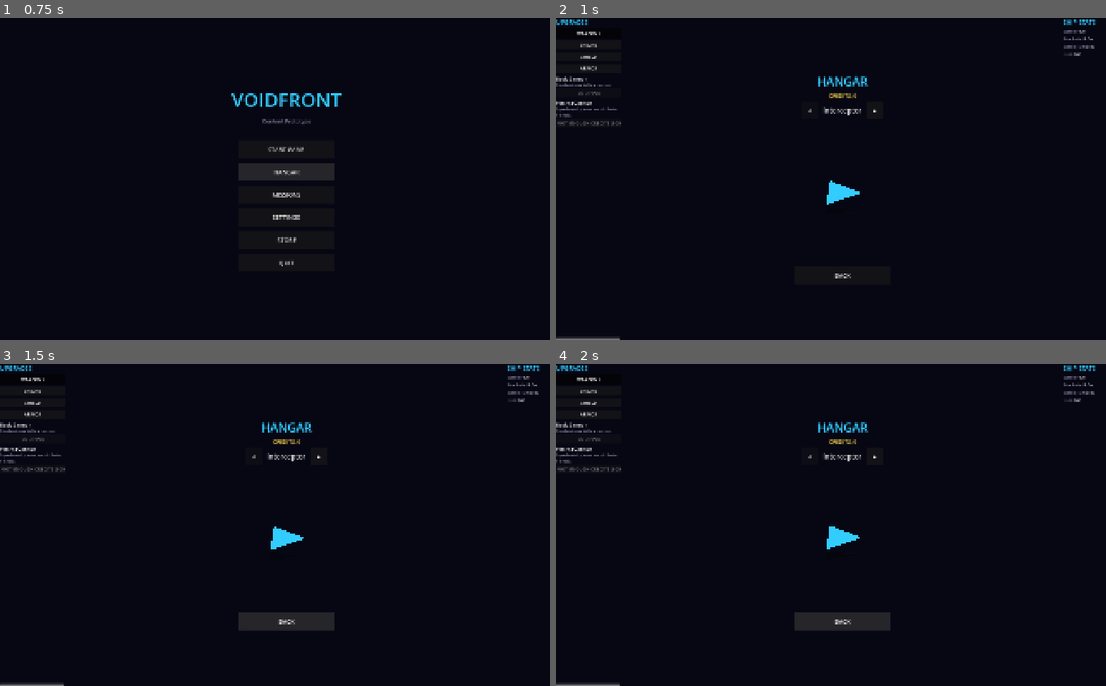
Above: before the commit, frames 1-4 (two rows, left to right).
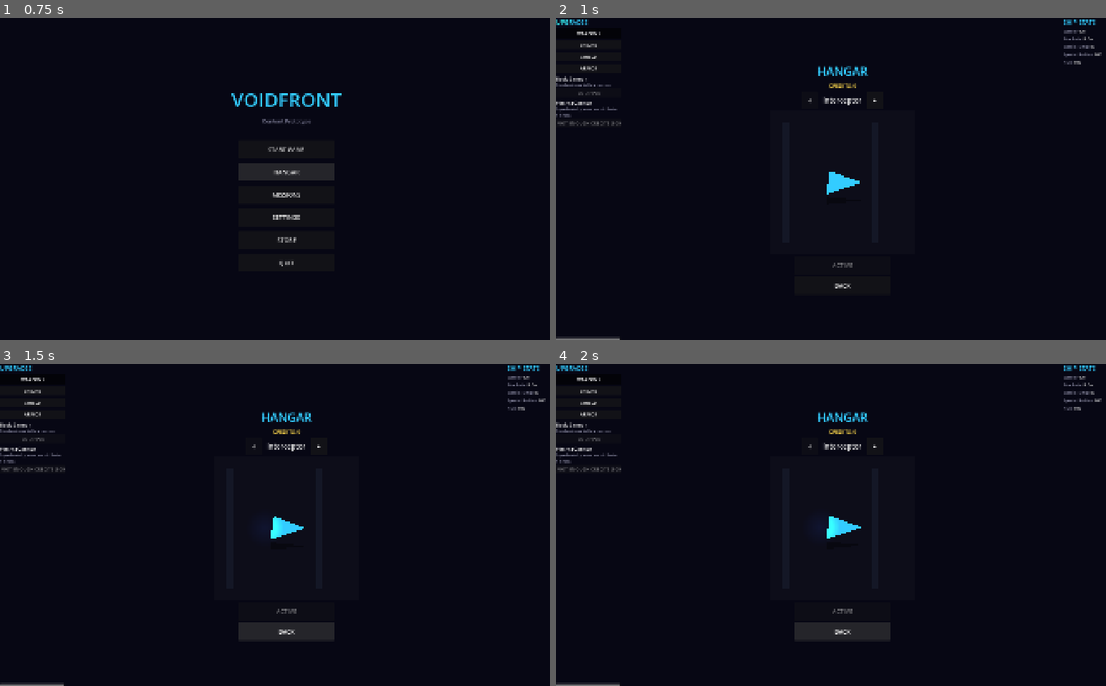
Above: after the commit, the same moments.

Repository: xocdr/voidfront
Game: Godot game, scene res://src/ui/main_menu.tscn
Same seed, same stepped clock (60 frames per second), same inputs: the game is played once before the commit and once after it.
Inputs:
- Up to frame 1 (0.75 s): click "HANGAR" at 0.5 s
- Up to frame 2 (1 s): no input
- Up to frame 3 (1.5 s): click "BACK" at 1.25 s
- Up to frame 4 (2 s): no input

Frame 1 is identical in both runs. In frame 2, 1.2% of the frame differs, in the area x 0-100%, y 0-84%; in frame 3, 1.8%; in frame 4, 1.8%, in the area x 43-100%, y 10-86%.

Commit message:
Final review fix wave: locked-ship gating, explicit ship select, missing stat row, dead VFX layers
Addresses all 4 Important findings from the final whole-branch code review:

- hangar_menu.gd: grey out + label locked ships in the center panel, show
  "SHIP LOCKED" on non-owned upgrade cards for a locked ship, and guard
  _try_equip() so a locked ship's upgrades can never be purchased.
- hangar_menu.gd: add an explicit "SELECT SHIP" button (ACTIVE/LOCKED/SELECT
  SHIP states) as the only way to change GameState.selected_loadout_id; BACK
  no longer selects the browsed ship as a side effect.
- hangar_menu.gd: add special_radius to the stats panel so Mk2 Shield's only
  effect is visible.
- hangar_ship_display.gd: replace the screen-space ParallaxBackground with
  plain Node2D layers clipped to the display and animated with a slow drift
  tween; give the engine PointLight2D a radial GradientTexture2D so the pulse
  tween has something to show; fix the equip-feedback ring so its base color
  alpha is opaque and modulate.a (not color.a) is what the tween fades.

Verified via a disposable headless scene (scratch_verify_final.tscn, removed
after the run) instantiating hangar_menu.tscn and asserting state/behavior
for each finding; full details in
.superpowers/sdd/2026-10-01-hangar-upgrade-system/final-review-fix-report.md.

Co-Authored-By: Claude Sonnet 5 <noreply@anthropic.com>

Diff:
--- a/src/ui/hangar_menu.gd
+++ b/src/ui/hangar_menu.gd
@@ -16,6 +16,7 @@
 var name_label: Label
 var credits_label: Label
 var ship_display: HangarShipDisplay
+var select_ship_button: Button
 var back_button: Button
 
 var stats_column: VBoxContainer
@@ -138,6 +139,14 @@
 	ship_display.size_flags_horizontal = Control.SIZE_SHRINK_CENTER
 	center_column.add_child(ship_display)
 
+	select_ship_button = Button.new()
+	select_ship_button.text = "SELECT SHIP"
+	select_ship_button.custom_minimum_size = Vector2(320, 60)
+	select_ship_button.add_theme_font_size_override("font_size", 20)
+	select_ship_button.size_flags_horizontal = Control.SIZE_SHRINK_CENTER
+	select_ship_button.pressed.connect(_on_select_ship_pressed)
+	center_column.add_child(select_ship_button)
+
 	back_button = Button.new()
 	back_button.text = "BACK"
 	back_button.custom_minimum_size = Vector2(320, 60)
@@ -159,7 +168,7 @@
 	title.add_theme_color_override("font_color", Color(0.2, 0.8, 1.0))
 	stats_column.add_child(title)
 
-	for stat_key in ["move_speed", "fire_cooldown", "special_damage", "max_hp"]:
+	for stat_key in ["move_speed", "fire_cooldown", "special_damage", "special_radius", "max_hp"]:
 		var row := HBoxContainer.new()
 		stats_column.add_child(row)
 		var label := Label.new()
@@ -178,6 +187,7 @@
 		"move_speed": return "Speed"
 		"fire_cooldown": return "Fire Rate"
 		"special_damage": return "Special Dmg"
+		"special_radius": return "Special Radius"
 		"max_hp": return "Hull"
 		_: return stat_key
 
@@ -239,6 +249,9 @@
 	elif is_owned:
 		action_btn.text = "EQUIP"
 		action_btn.disabled = false
+	elif not ShipLoadoutRegistry.is_unlocked(_current_loadout()):
+		action_btn.text = "SHIP LOCKED"
+		action_btn.disabled = true
 	elif not mission_unlocked:
 		action_btn.text = "NEED MISSION %d" % upgrade.required_mission_id
 		action_btn.disabled = true
@@ -264,6 +277,9 @@
 	var equipment := _current_equipment()
 	var already_owned := equipment.owned_upgrade_ids.has(upgrade.id)
 
+	if not already_owned and not ShipLoadoutRegistry.is_unlocked(_current_loadout()):
+		return
+
 	if not already_owned:
 		if GameState.credits < upgrade.cost:
 			return
@@ -285,10 +301,34 @@
 func _update_center() -> void:
 	var loadout := _current_loadout()
 	var unlocked := ShipLoadoutRegistry.is_unlocked(loadout)
-	name_label.text = loadout.display_name
+	if not unlocked:
+		name_label.text = "%s  (LOCKED - complete Mission %d)" % [loadout.display_name, loadout.unlock_mission_id - 1]
+		ship_display.modulate = Color(0.45, 0.45, 0.45)
+	else:
+		name_label.text = loadout.display_name
+		ship_display.modulate = Color.WHITE
 	credits_label.text = "CREDITS: %d" % GameState.credits
 	prev_btn.disabled = index <= 0
 	next_btn.disabled = index >= loadouts.size() - 1
+	_update_select_ship_button()
+
+func _update_select_ship_button() -> void:
+	var loadout := _current_loadout()
+	if GameState.selected_loadout_id == loadout.id:
+		select_ship_button.text = "ACTIVE"
+		select_ship_button.disabled = true
+	elif not ShipLoadoutRegistry.is_unlocked(loadout):
+		select_ship_button.text = "LOCKED"
+		select_ship_button.disabled = true
+	else:
+		select_ship_button.text = "SELECT SHIP"
+		select_ship_button.disabled = false
+
+func _on_select_ship_pressed() -> void:
+	AudioManager.play_menu_select()
+	GameState.selected_loadout_id = _current_loadout().id
+	SaveManager.save()
+	_update_select_ship_button()
 
 func _update_stats(animate: bool) -> void:
 	var loadout := _current_loadout()
@@ -337,7 +377,4 @@
 
 func _on_back_pressed() -> void:
 	AudioManager.play_menu_select()
-	if ShipLoadoutRegistry.is_unlocked(_current_loadout()) and GameState.selected_loadout_id != _current_loadout().id:
-		GameState.selected_loadout_id = _current_loadout().id
-		SaveManager.save()
 	SceneTransition.change_scene("res://src/ui/main_menu.tscn")
--- a/src/ui/hangar_ship_display.gd
+++ b/src/ui/hangar_ship_display.gd
@@ -12,14 +12,16 @@
 var _loadout: ShipLoadoutData
 var _equipment: ShipEquipmentState
 
-var _background: ParallaxBackground
+var _background: Control
+var _bg_drift_layers: Array[Node2D] = []
 var _ship_root: Node2D
 var _shadow_shape: Polygon2D
 var _base_shape: Polygon2D
 var _category_layers: Dictionary = {}
-var _engine_glow: Light2D
+var _engine_glow: PointLight2D
 var _particles: GPUParticles2D
 var _bob_tween: Tween
+var _bg_drift_tweens: Array[Tween] = []
 
 static func create(loadout: ShipLoadoutData, equipment: ShipEquipmentState) -> HangarShipDisplay:
 	var display := HangarShipDisplay.new()
@@ -31,6 +33,8 @@
 	_loadout = loadout
 	_equipment = equipment
 
+	clip_contents = true
+
 	_build_background()
 
 	var viewport_center := Control.new()
@@ -49,21 +53,22 @@
 	resized.connect(func(): _ship_root.position = size * 0.5)
 
 func _build_background() -> void:
-	_background = ParallaxBackground.new()
+	_background = Control.new()
+	_background.set_anchors_and_offsets_preset(Control.PRESET_FULL_RECT)
+	_background.mouse_filter = Control.MOUSE_FILTER_IGNORE
 	add_child(_background)
 	move_child(_background, 0)
 
-	var far := ParallaxLayer.new()
-	far.motion_scale = Vector2(0.1, 0.1)
+	var far := Node2D.new()
 	_background.add_child(far)
 	var far_bg := ColorRect.new()
 	far_bg.color = Color(0.05, 0.05, 0.1, 1.0)
 	far_bg.size = Vector2(1200, 1200)
 	far_bg.position = Vector2(-600, -600)
 	far.add_child(far_bg)
-
-	var mid := ParallaxLayer.new()
-	mid.motion_scale = Vector2(0.3, 0.3)
+	_bg_drift_layers.append(far)
+
+	var mid := Node2D.new()
 	_background.add_child(mid)
 	for i in range(4):
 		var pillar := ColorRect.new()
@@ -71,6 +76,36 @@
 		pillar.size = Vector2(20, 400)
 		pillar.position = Vector2(-500 + i * 300, -200)
 		mid.add_child(pillar)
+	_bg_drift_layers.append(mid)
+
+	for layer in _bg_drift_layers:
+		layer.position = size * 0.5
+
+	resized.connect(_reposition_background_layers)
+	_start_background_drift()
+
+func _reposition_background_layers() -> void:
+	for layer in _bg_drift_layers:
+		layer.position = size * 0.5
+
+func _start_background_drift() -> void:
+	for tween in _bg_drift_tweens:
+		if tween != null and tween.is_valid():
+			tween.kill()
+	_bg_drift_tweens.clear()
+
+	# Slow, subtle automatic drift — a few pixels over several seconds, per layer,
+	# with distinct offsets/durations so the parallax feels alive without being busy.
+	var drift_specs := [Vector2(6.0, 3.0), Vector2(-4.0, 2.0)]
+	for i in _bg_drift_layers.size():
+		var layer := _bg_drift_layers[i]
+		var base_pos: Vector2 = layer.position
+		var drift: Vector2 = drift_specs[i % drift_specs.size()]
+		var duration := 5.0 + i * 1.5
+		var tween := create_tween().set_loops()
+		tween.tween_property(layer, "position", base_pos + drift, duration).set_trans(Tween.TRANS_SINE)
+		tween.tween_property(layer, "position", base_pos - drift, duration).set_trans(Tween.TRANS_SINE)
+		_bg_drift_tweens.append(tween)
 
 func _build_shadow() -> void:
 	_shadow_shape = Polygon2D.new()
@@ -143,6 +178,7 @@
 	_engine_glow = PointLight2D.new()
 	_engine_glow.color = Color(0.3, 0.7, 1.0)
 	_engine_glow.energy = 0.6
+	_engine_glow.texture = _make_radial_glow_texture()
 	_engine_glow.position = CATEGORY_ATTACH_OFFSETS["engine"] * 4.0
 	_ship_root.add_child(_engine_glow)
 
@@ -166,6 +202,20 @@
 	glow_tween.tween_property(_engine_glow, "energy", 1.0, 0.8).set_trans(Tween.TRANS_SINE)
 	glow_tween.tween_property(_engine_glow, "energy", 0.5, 0.8).set_trans(Tween.TRANS_SINE)
 
+func _make_radial_glow_texture() -> GradientTexture2D:
+	var gradient := Gradient.new()
+	gradient.set_color(0, Color(1, 1, 1, 1))
+	gradient.set_color(1, Color(1, 1, 1, 0))
+
+	var tex := GradientTexture2D.new()
+	tex.gradient = gradient
+	tex.width = 128
+	tex.height = 128
+	tex.fill = GradientTexture2D.FILL_RADIAL
+	tex.fill_from = Vector2(0.5, 0.5)
+	tex.fill_to = Vector2(1.0, 0.5)
+	return tex
+
 func play_equip_feedback(category: String) -> void:
 	if not _category_layers.has(category):
 		return
@@ -184,7 +234,8 @@
 
 	var ring := Polygon2D.new()
 	ring.polygon = PackedVector2Array([Vector2(-10, -10), Vector2(10, -10), Vector2(10, 10), Vector2(-10, 10)])
-	ring.color = Color(1, 1, 1, 0.0)
+	ring.color = Color(1, 1, 1, 1)
+	ring.modulate.a = 0.0
 	ring.position = layer.position
 	_ship_root.add_child(ring)
 	var ring_tween := create_tween()
